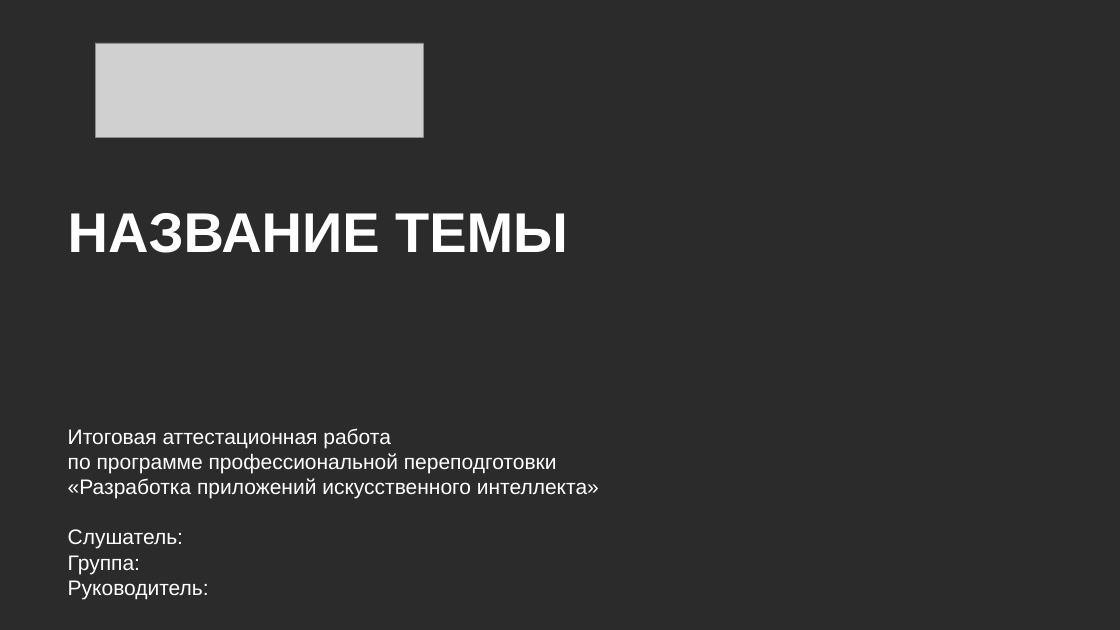
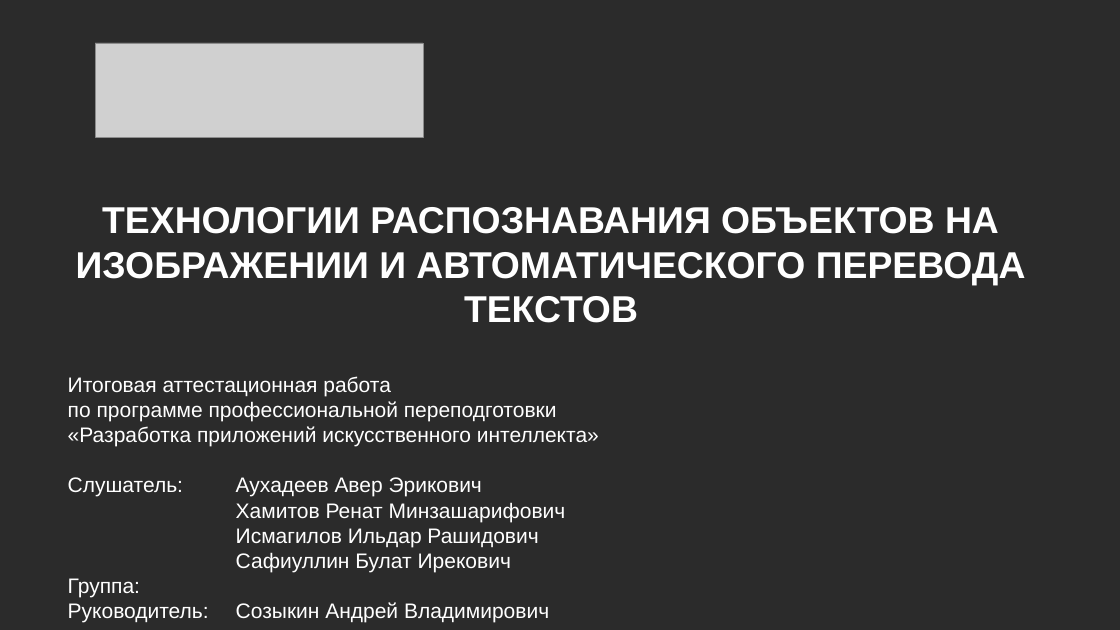
Before and after one commit to hamitovrm/orbitr, a slide deck: slide 1 of Презентация.pptx. Drawn at 1120x630 pixels with LibreOffice and Linux fonts; fonts in the diff are those of the drawing; grey boxes stand for pictures; background and template pictures are left out; a plain dark background stands for a picture behind light text. Boxes give left, top, right and bottom in pixels: in the first picture for what was removed or moved away, otherwise in the second. Text is boxed around its words. In the diff, an @@ line names an element or a change of style, - is before the commit and + after.

```diff
--- a/Презентация.pptx
+++ b/Презентация.pptx
@@ text at [76,207,1026,323]: text changed; size 48 to 32 pt @@
-НАЗВАНИЕ ТЕМЫ
+ТЕХНОЛОГИИ РАСПОЗНАВАНИЯ ОБЪЕКТОВ НА ИЗОБРАЖЕНИИ И АВТОМАТИЧЕСКОГО ПЕРЕВОДА ТЕКСТОВ
@@ text "Итоговая аттестационная работа": place and size @@
-text "Итоговая аттестационная работа" at [68,428,599,599]
+text "Итоговая аттестационная работа" at [68,376,599,623]
@@ text at [68,477,566,573]: text changed @@
-Слушатель:
+Слушатель: Аухадеев Авер Эрикович
+        Хамитов Ренат Минзашарифович
+        Исмагилов Ильдар Рашидович
+        Сафиуллин Булат Ирекович
@@ text at [236,602,549,623]: text changed @@
-Руководитель:
+Руководитель: Созыкин Андрей Владимирович
```
Also in this commit, not shown: 7 other slides changed, 2 slides added, 1 slide removed.
